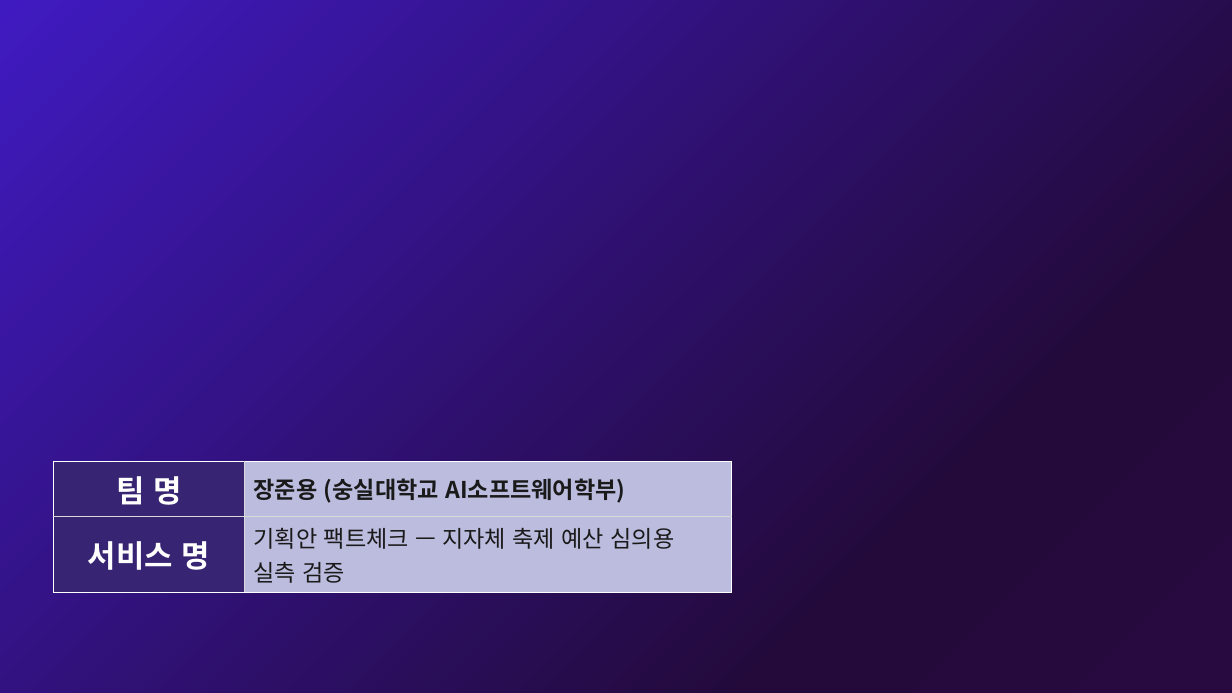
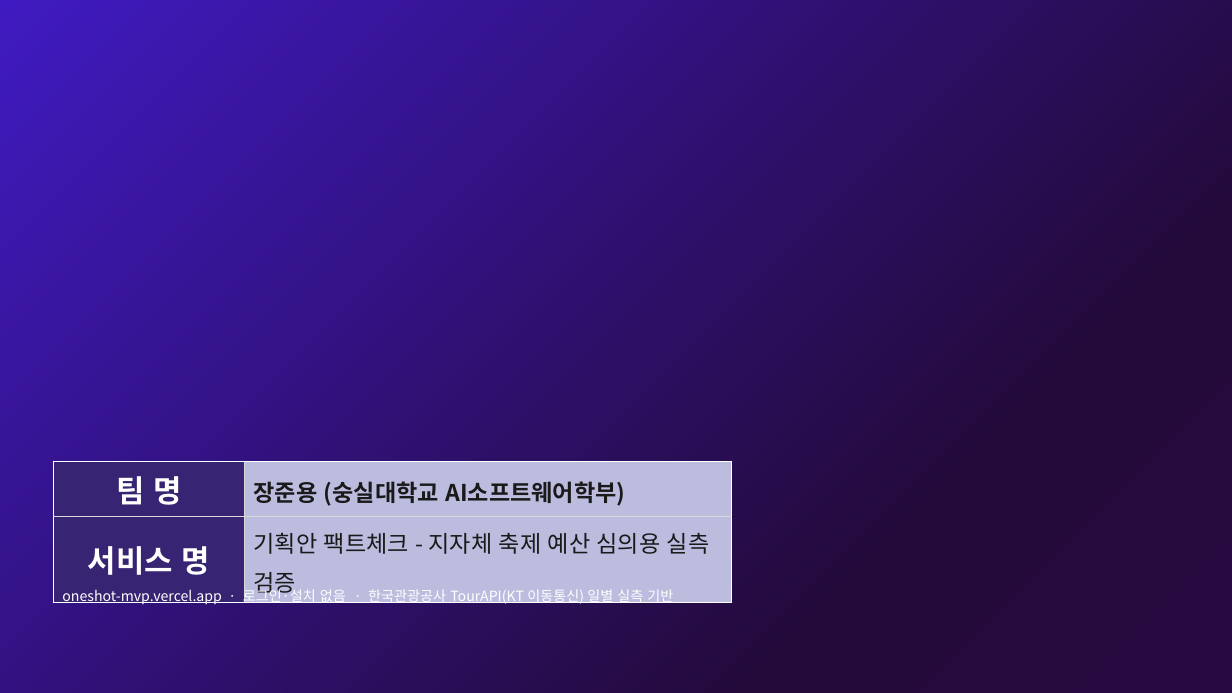
Before and after one commit to jangjunyong/oneshot-mvp, a slide deck: slide 1 of docs/제출양식/기능설명서_기획안팩트체크_작성본.pptx. Drawn at 1232x693 pixels with LibreOffice and Linux fonts; fonts in the diff are those of the drawing; background and template pictures are left out. Boxes give left, top, right and bottom in pixels: in the first picture for what was removed or moved away, otherwise in the second. Text is boxed around its words. In the diff, an @@ line names an element or a change of style, - is before the commit and + after.

```diff
--- a/docs/제출양식/기능설명서_기획안팩트체크_작성본.pptx
+++ b/docs/제출양식/기능설명서_기획안팩트체크_작성본.pptx
@@ table at (x1=54, y1=461, x2=732, y2=601) @@
-row 2, column 2: 기획안 팩트체크 — 지자체 축제 예산 심의용 실측 검증
+row 2, column 2: 기획안 팩트체크 - 지자체 축제 예산 심의용 실측 검증
@@ line spacing 1 to 1.15 @@
@@ text added at (x1=62, y1=587, x2=673, y2=605), 11 pt, text #FFFFFF @@
+oneshot-mvp.vercel.app · 로그인·설치 없음 · 한국관광공사 TourAPI(KT 이동통신) 일별 실측 기반
```
Also in this commit, not shown: 11 other slides changed, 50 other files.
